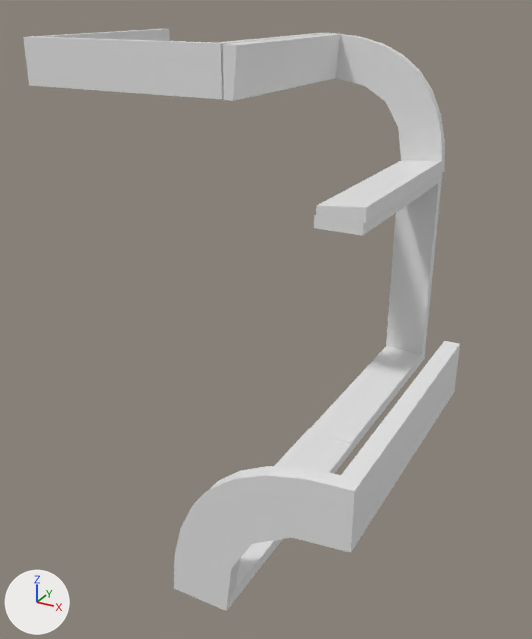
What one commit did to the OBJ model data/bmc/SET_4W2C/t_465.obj.
Both versions are drawn from a 50 mm lens placed at (0.776, -1.237, 0.381), pointed at (0.101, -0.01, -0.232). The axes (+X, +Y, +Z) are drawn at lower left. The lights are the same throughout. Where no turn or scale is listed for an object, it has been applied to the vertices.

Names of what the first picture shows: 't_465'.
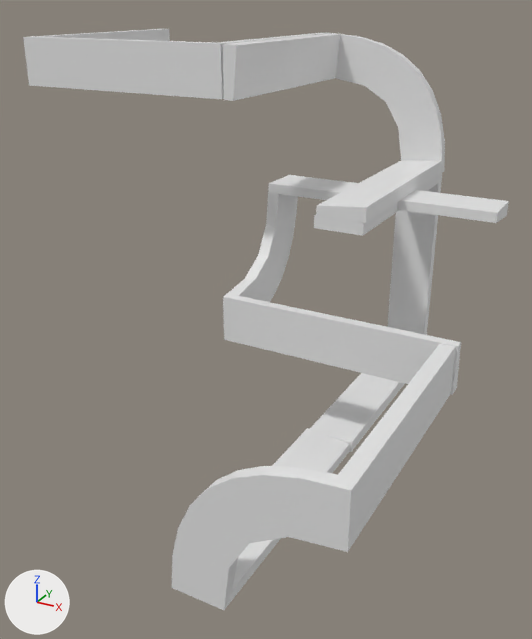
The edits, one by one:
me_t_465 is used by ob_t_465; location (0.0, 0.0, 0.0).
me_t_465 had 120 vertices, 224 faces and spanned x -0.5..0.5, y -0.5..0.5, z -0.5..0.3.
me_t_465 now has 248 vertices, 476 faces and spans x -0.5..0.5, y -0.5..0.5, z -0.501..0.3.
me_t_465 part 1: a new loose piece of 72 vertices spanning x 0.0..0.5, y -0.014..0.286, z -0.3..0.0.
me_t_465 part 2: a new loose piece of 72 vertices spanning x 0.196..0.496, y -0.5..0.0, z -0.501..-0.201.
Part 3, on me_t_465:
44 vertices are removed from x 0.2..0.5, y -0.5..0.0, z -0.5..-0.2.
112 faces are deleted.
22 vertices are added at x 0.004..0.279, y 0.0..0.25, z -0.001..0.274.
6 new vertices lie (0.0, 0.125, 0.0) away from vertices in x 0.004..0.279, y 0.0..0.125, z -0.001..0.274.
84 new faces join them.

Pixel boxes (x1, y1, x2, y2) of what changed, in the pictures (532 x 639 px; the box of a moved part takes in the faces that stretch with it):
't_465', reshaped (11% wider)
    before: (23, 29, 460, 611)
    after: (23, 29, 509, 610)
part 1 of me_t_465, added
    after: (223, 175, 509, 395)
part 2 of me_t_465, added
    after: (172, 344, 456, 610)
part 3 of me_t_465, moved or reshaped
    before: (174, 35, 460, 611)
    after: (223, 35, 441, 452)
